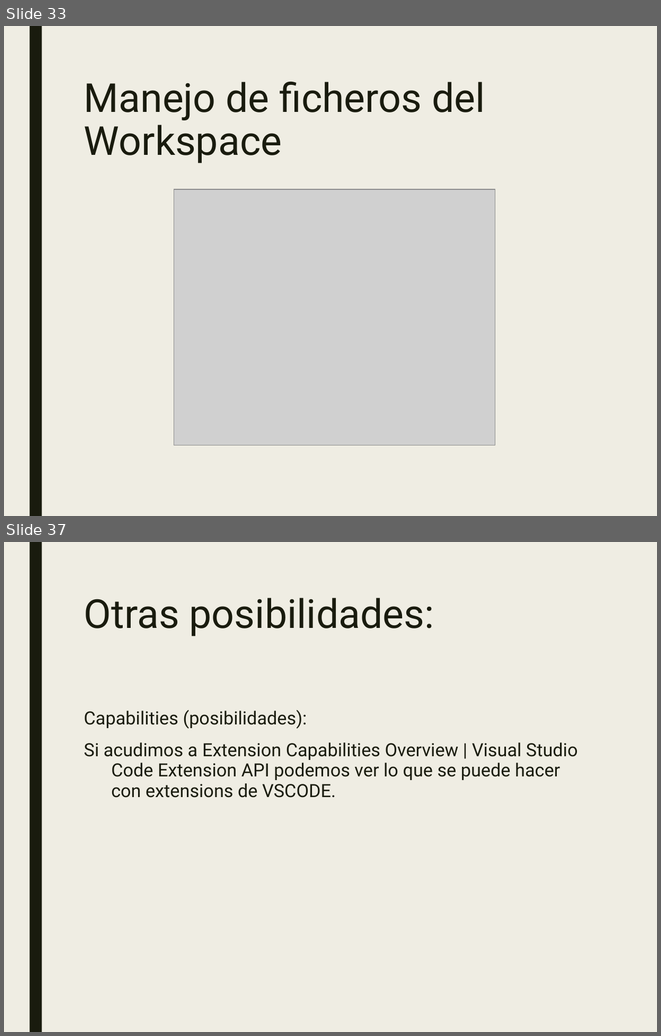
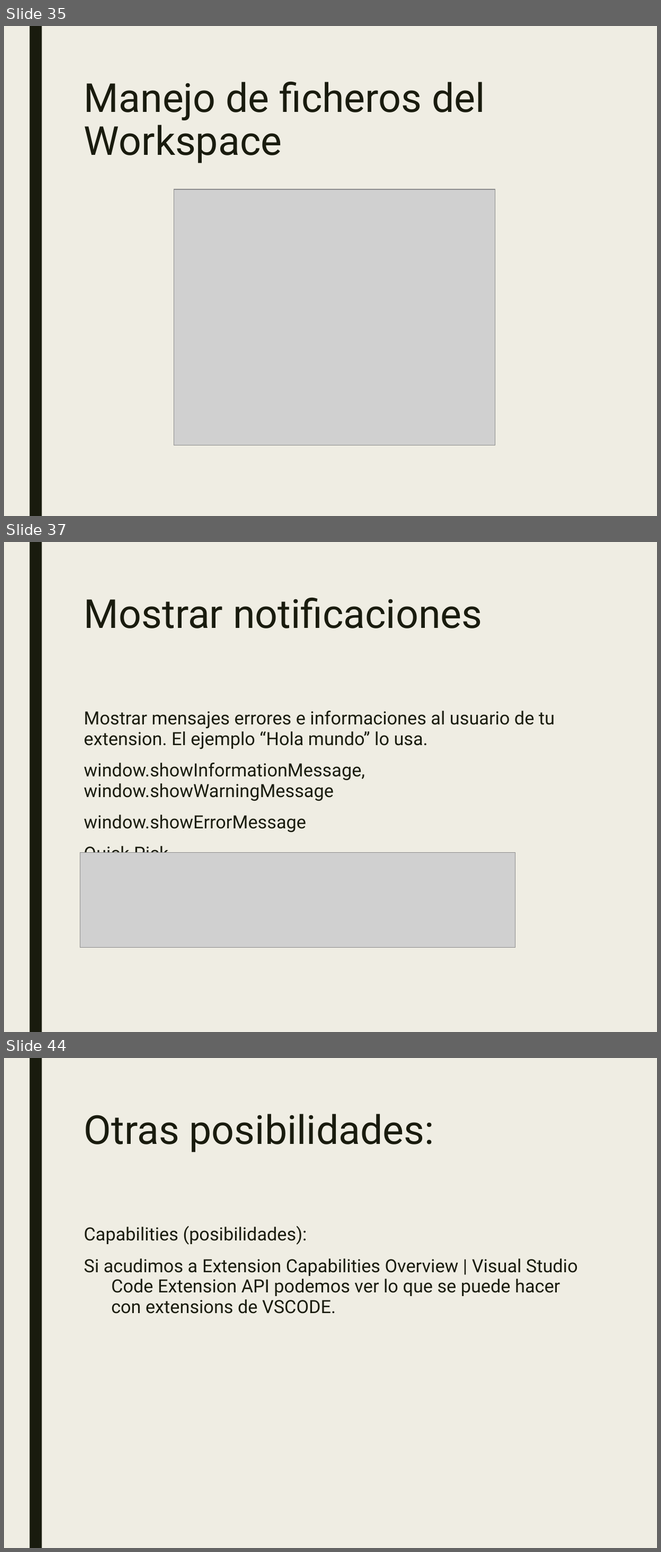
Before and after one commit to JalmarazMartn/dotnetrioja1, a slide deck: VSCODE Extensiones.ppt. Shown one above the other, each under a label of ours: slides 33 and 37 before the commit, slides 35, 37 and 44 after it; the slides between them are not shown. The pictures are 661x1036 and 661x1552 pixels, drawn with LibreOffice and Linux fonts; fonts in the diff are those of the drawing; grey boxes stand for pictures. Boxes give left, top, right and bottom in pixels: in the first picture for what was removed or moved away, otherwise in the second. Text is boxed around its words. In the diff, an @@ line names an element or a change of style, - is before the commit and + after.

```diff
--- a/VSCODE Extensiones.ppt
+++ b/VSCODE Extensiones.ppt
@@ slide 37 added at (4, 542, 657, 1032), background #EFEDE3; not listed: 1 template element that a slide beside it also shows @@
@@ title added at (84, 597, 482, 628), 44 pt, text #191B0E @@
+Mostrar notificaciones
@@ text added at (84, 711, 555, 853), 20 pt, text #191B0E @@
+Mostrar mensajes errores e informaciones al usuario de tu extension. El ejemplo “Hola mundo” lo usa.
+window.showInformationMessage, window.showWarningMessage
+window.showErrorMessage
+Quick Pick
@@ picture added at (80, 852, 515, 947) @@
@@ what was slide 33 is now slide 35 @@
@@ what was slide 37 is now slide 44 @@
```
Also in this commit, not shown: 7 slides changed, 8 other slides added, 2 slides removed, 2 other files.
